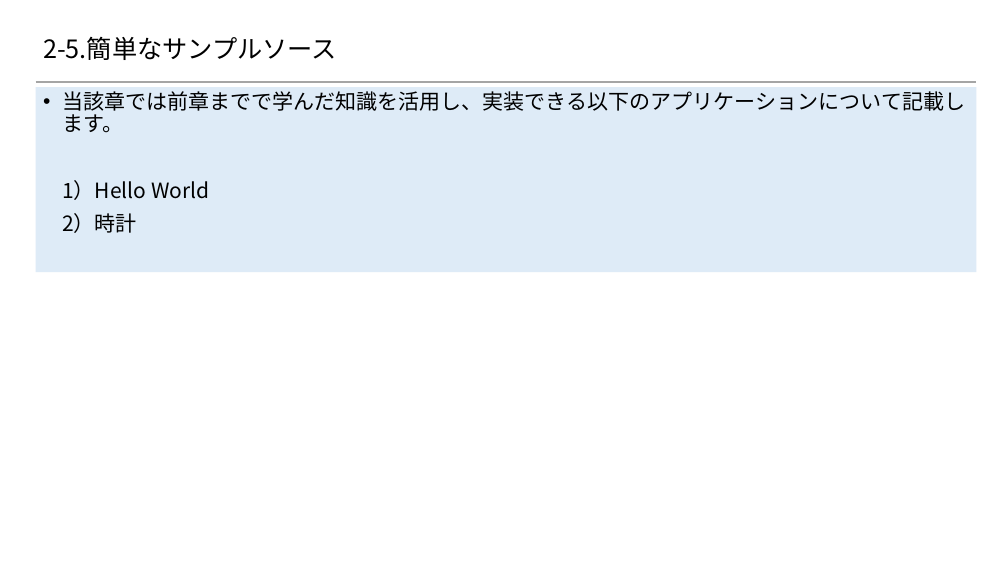
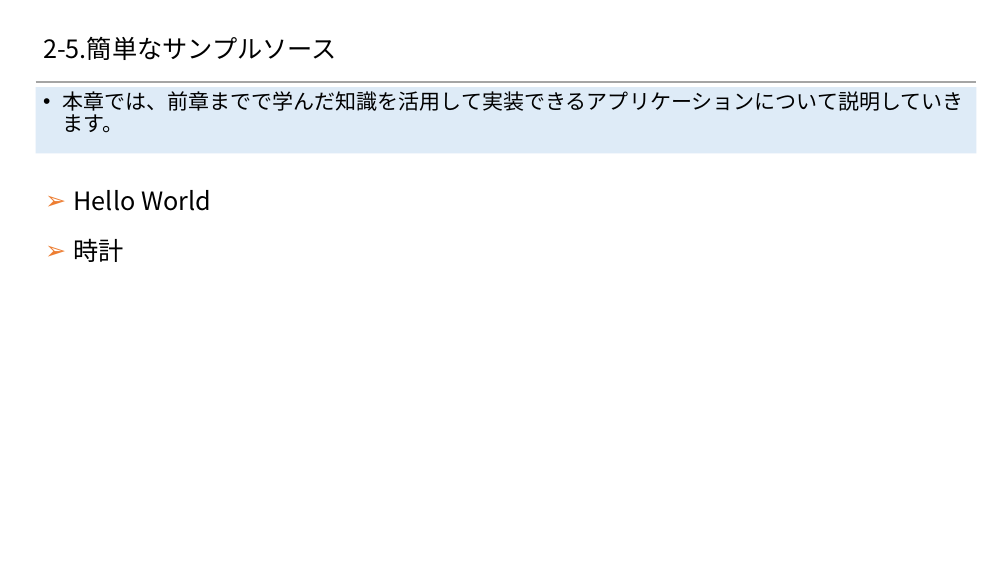
Before and after one commit to 2018SYSTEMI34/diary, a slide deck: slide 1 of doc/02_SlideShare/01.ネタ/２_Reactの基礎/2-6_簡単なサンプルソース.pptx. Drawn at 1008x567 pixels with LibreOffice and Linux fonts; fonts in the diff are those of the drawing; background and template pictures are left out. Boxes give left, top, right and bottom in pixels: in the first picture for what was removed or moved away, otherwise in the second. Text is boxed around its words. In the diff, an @@ line names an element or a change of style, - is before the commit and + after.

Commit message:
「Hell world」の修正。

```diff
--- a/doc/02_SlideShare/01.ネタ/２_Reactの基礎/2-6_簡単なサンプルソース.pptx
+++ b/doc/02_SlideShare/01.ネタ/２_Reactの基礎/2-6_簡単なサンプルソース.pptx
@@ text "本章では、前章までで学んだ知識を活用して実装できるアプリケーションについて説明していきます。": place and size @@
-text "本章では、前章までで学んだ知識を活用して実装できるアプリケーションについて説明していきます。" at (36,87,976,272)
+text "本章では、前章までで学んだ知識を活用して実装できるアプリケーションについて説明していきます。" at (36,87,976,153)
@@ text at (62,91,964,133): text changed @@
-• 当該章では前章までで学んだ知識を活用し、実装できる以下のアプリケーションについて記載します。
-1）Hello World
-2）時計
+• 本章では、前章までで学んだ知識を活用して実装できるアプリケーションについて説明していきます。
@@ text added at (74,190,211,211), 24 pt, text #000000 @@
+➢ Hello World
@@ text added at (73,238,123,262), 24 pt, text #000000 @@
+➢ 時計
```
Also in this commit, not shown: 6 other slides changed, 1 slide added.
